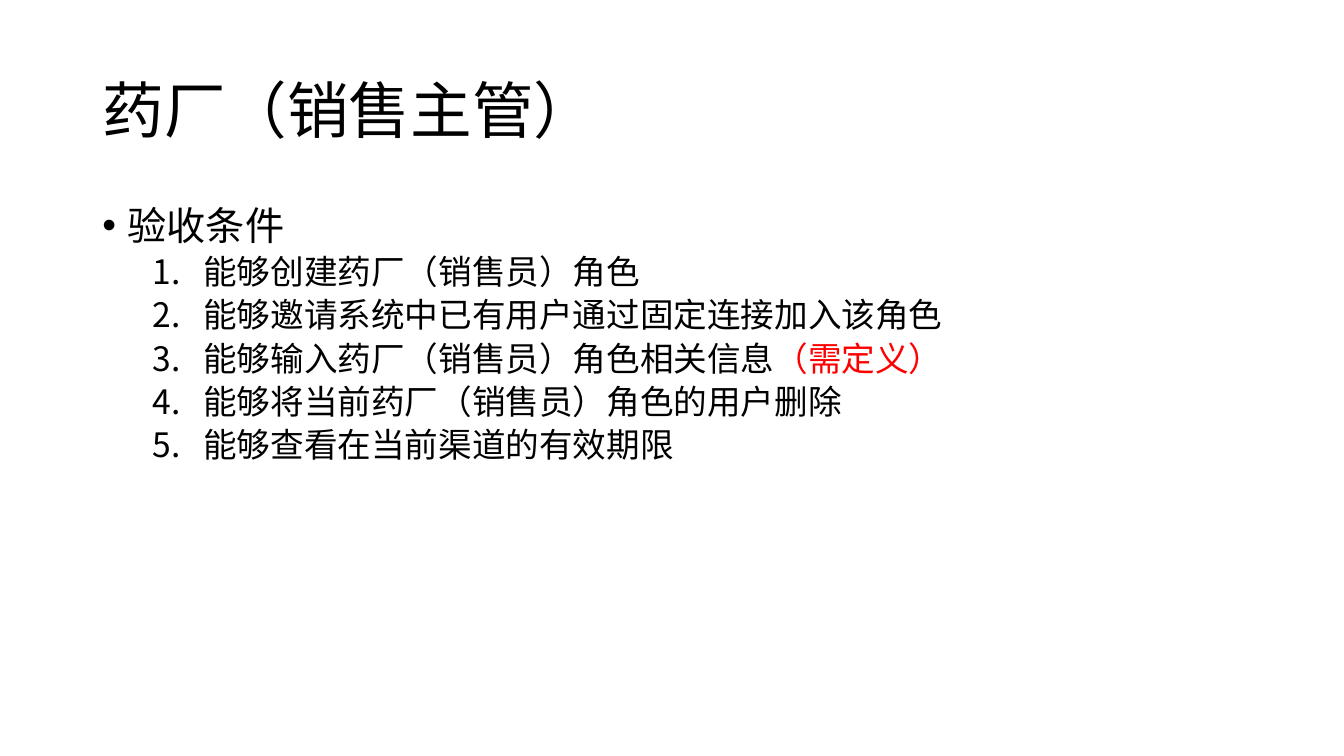
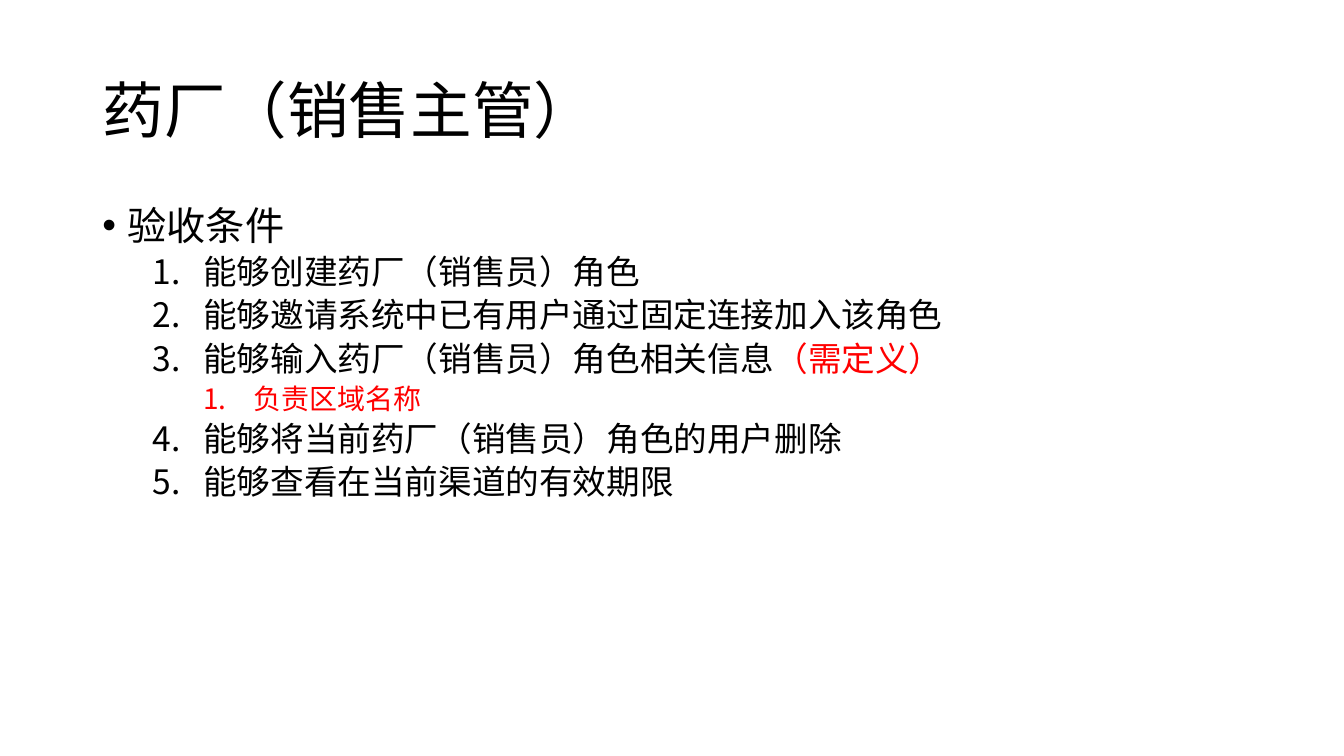
Before and after one commit to swansrp/Tanya, a slide deck: slide 12 of doc/prd.pptx. Drawn at 1344x756 pixels with LibreOffice and Linux fonts; fonts in the diff are those of the drawing. Boxes give left, top, right and bottom in pixels: in the first picture for what was removed or moved away, otherwise in the second. Text is boxed around its words. In the diff, an @@ line names an element or a change of style, - is before the commit and + after.

```diff
--- a/doc/prd.pptx
+++ b/doc/prd.pptx
@@ text at <box>254,385,422,412</box>: paragraph added @@
+    1. 负责区域名称
```
Also in this commit, not shown: 5 other slides changed.
